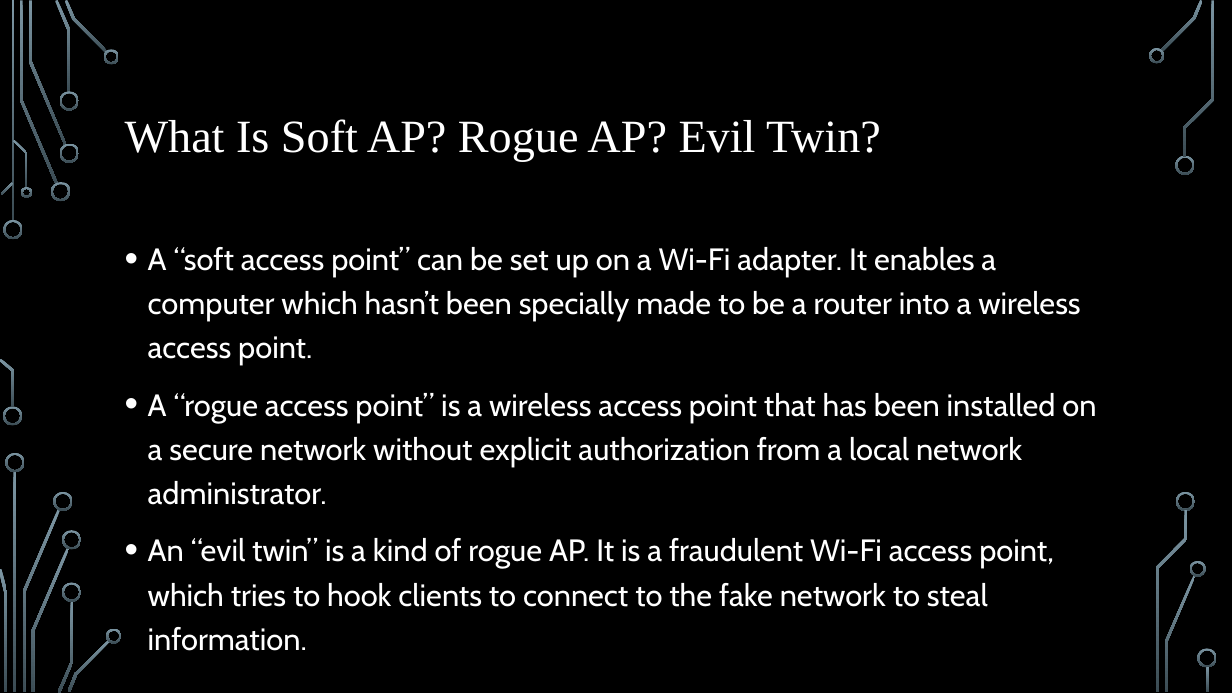
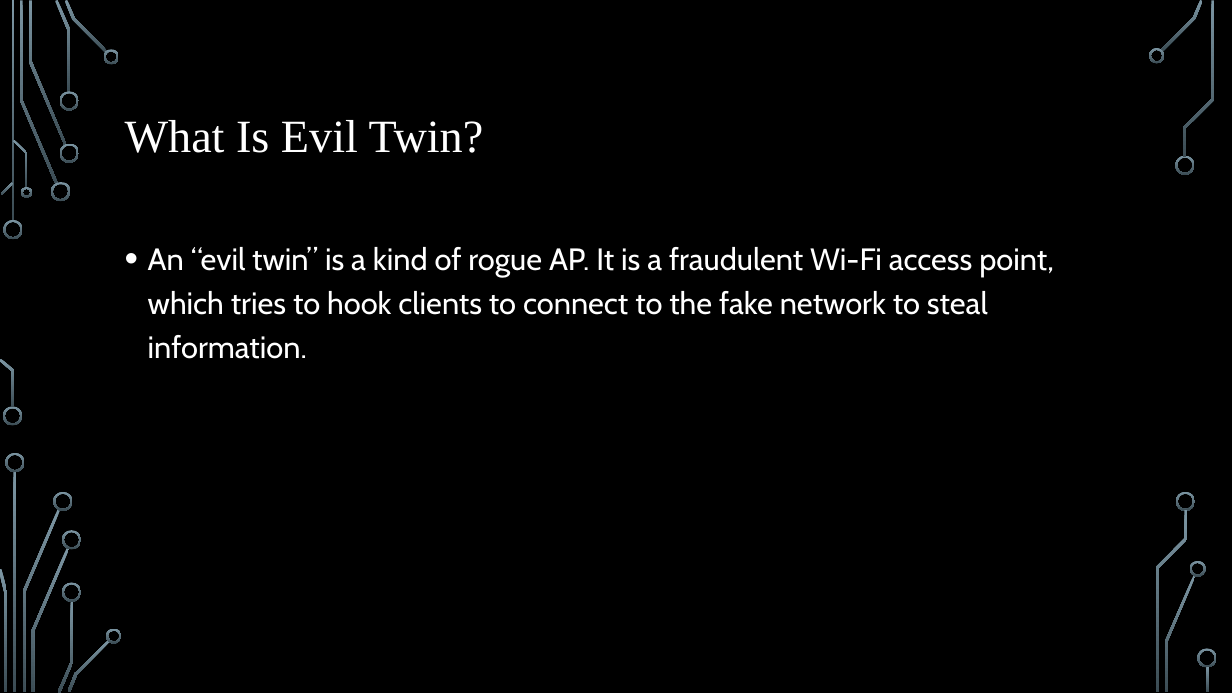
Before and after one commit to jessethd/EthicalHackingFinal, a slide deck: slide 3 of Presentation.pptx. Drawn at 1232x693 pixels with LibreOffice and Linux fonts; fonts in the diff are those of the drawing; background and template pictures are left out. Boxes give left, top, right and bottom in pixels: in the first picture for what was removed or moved away, otherwise in the second. Text is boxed around its words. In the diff, an @@ line names an element or a change of style, - is before the commit and + after.

Commit message:
updated slides

```diff
--- a/Presentation.pptx
+++ b/Presentation.pptx
@@ title at [125, 120, 484, 153]: text changed @@
-What Is Soft AP? Rogue AP? Evil Twin?
+What Is Evil Twin?
@@ text at [148, 247, 1096, 505]: paragraphs removed @@
-• A “soft access point” can be set up on a Wi-Fi adapter. It enables a computer which hasn’t been specially made to be a router into a wireless access point.
-• A “rogue access point” is a wireless access point that has been installed on a secure network without explicit authorization from a local network administrator.
```
Also in this commit, not shown: 2 other slides changed.
